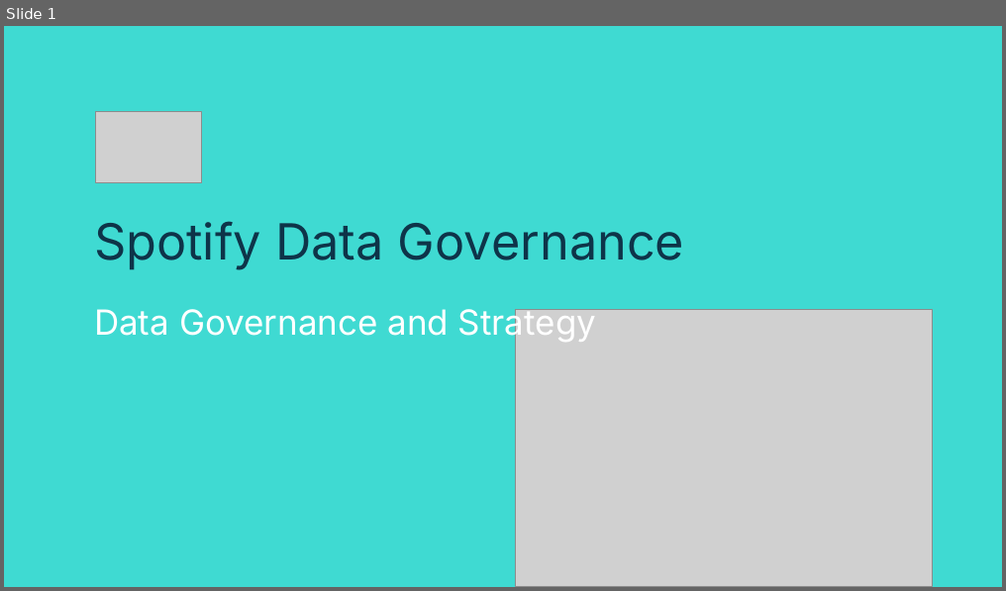
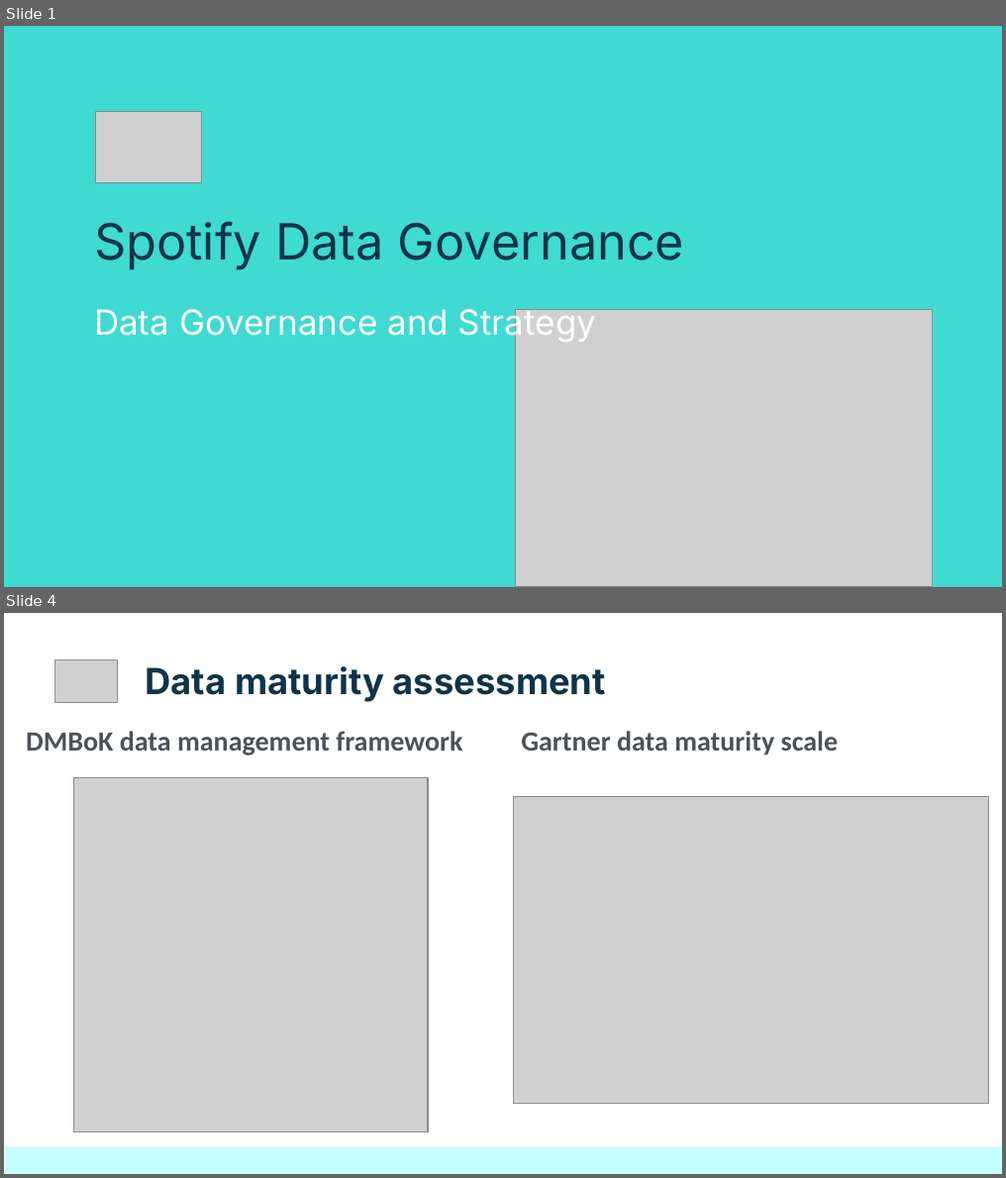
Before and after one commit to netesf13d/jedha-projects, a slide deck: 2-01-Spotify_Data_Governance/presentation/Presentation - 2-01 - Spotify Data Governance.odp. Shown one above the other, each under a label of ours: slide 1 before the commit, slides 1 and 4 after it; the slides between them are not shown. The pictures are 1006x591 and 1006x1178 pixels, drawn with LibreOffice and Linux fonts; fonts in the diff are those of the drawing; grey boxes stand for pictures. Boxes give left, top, right and bottom in pixels: in the first picture for what was removed or moved away, otherwise in the second. Text is boxed around its words. In the diff, an @@ line names an element or a change of style, - is before the commit and + after.

```diff
--- a/2-01-Spotify_Data_Governance/presentation/Presentation - 2-01 - Spotify Data Governance.odp
+++ b/2-01-Spotify_Data_Governance/presentation/Presentation - 2-01 - Spotify Data Governance.odp
@@ slide 4 added at bbox=[4, 613, 1002, 1174], background #FFFFFF @@
@@ picture added at bbox=[54, 660, 118, 702] @@
@@ title added at bbox=[145, 666, 606, 702], 26 pt, text #0E3449, bold @@
+Data maturity assessment
@@ title added at bbox=[26, 731, 462, 756], 20 pt, text #4B5258, bold @@
+DMBoK data management framework
@@ title added at bbox=[521, 731, 839, 756], 20 pt, text #4B5258, bold @@
+Gartner data maturity scale
@@ picture added at bbox=[74, 777, 428, 1132] @@
@@ picture added at bbox=[513, 796, 988, 1104] @@
@@ rectangle added at bbox=[5, 1147, 1002, 1173], fill #C3FFFC @@
```
Also in this commit, not shown: 15 other slides added, 6 slides removed, 6 other files.
